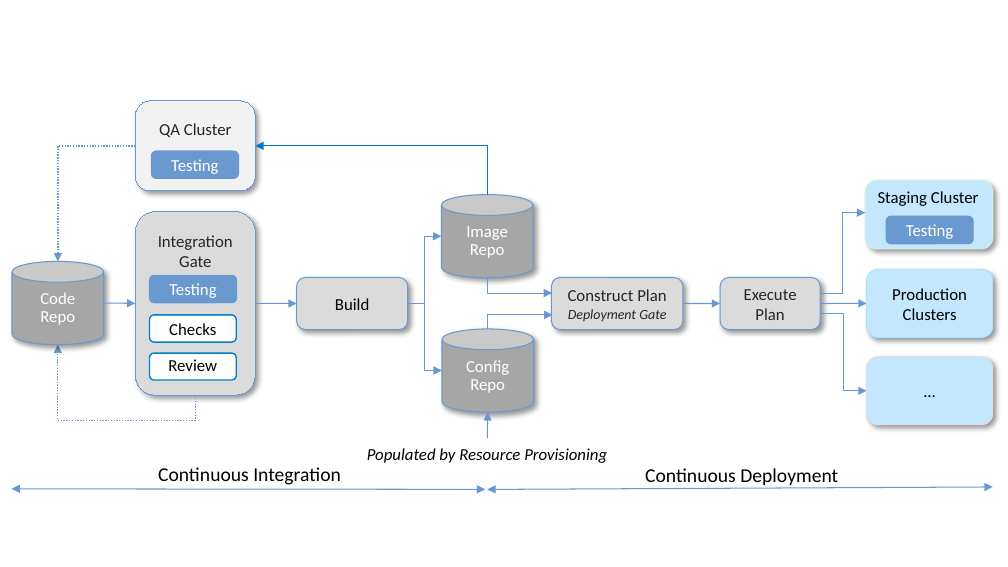
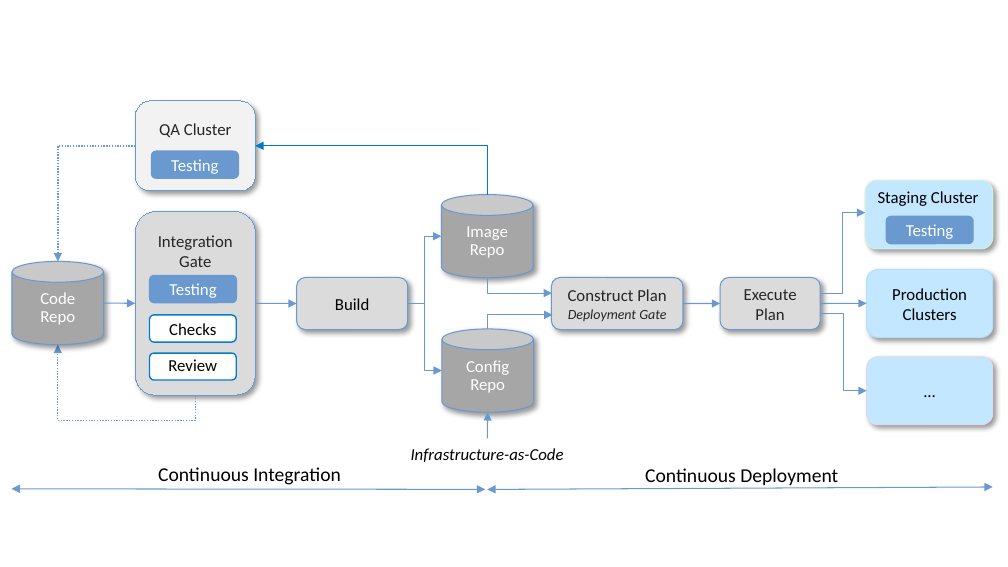
Before and after one commit to SystemsApproach/private5g, a slide deck: slide 8 of figures/ops/figures.pptx. Drawn at 1008x567 pixels with LibreOffice and Linux fonts; fonts in the diff are those of the drawing. Boxes give left, top, right and bottom in pixels: in the first picture for what was removed or moved away, otherwise in the second. Text is boxed around its words. In the diff, an @@ line names an element or a change of style, - is before the commit and + after.

```diff
--- a/figures/ops/figures.pptx
+++ b/figures/ops/figures.pptx
@@ text at <box>411,448,564,462</box>: text changed @@
-Populated by Resource Provisioning
+Infrastructure-as-Code
```
Also in this commit, not shown: 5 other slides changed, 6 other files.
